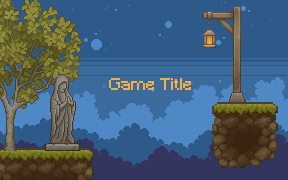
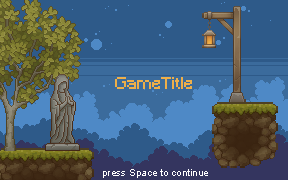
Revision of a layered 288px x 180px image; what changed, layer by layer:
added layer "press Space to continue" above "Layer 9" over [103, 169, 208, 178]
renamed "Game Title" to "GameTitle", painted on it over [109, 77, 192, 90]
